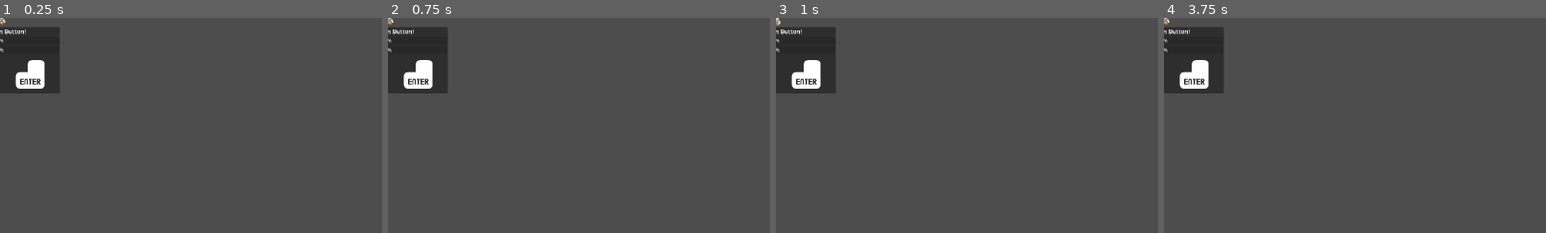
Above: before the commit, frames 1-4 (left to right).
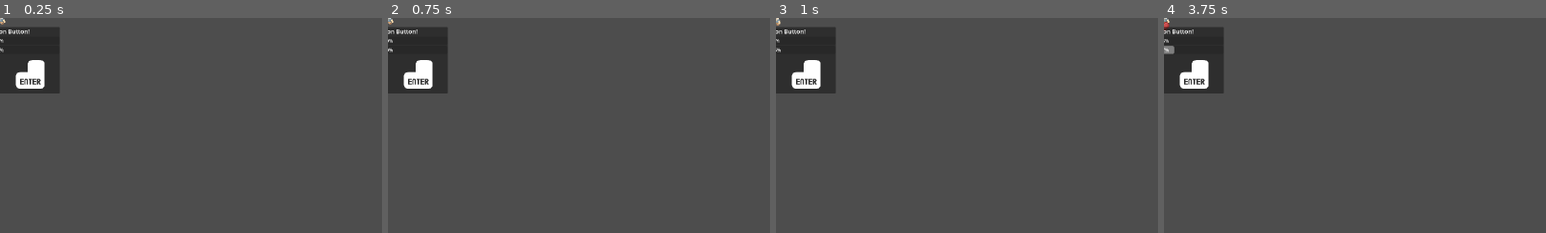
Above: after the commit, the same moments.

Repository: firefly2442/godot-tor-sven-game
Game: Godot game, scene res://scenes/entities/missions/rescue/rescue_mission.tscn
Two runs of this game, one before a commit and one after it. Both use one fixed random seed, a clock stepped at 60 frames per second and the inputs below. This scene is started directly instead of the project's main scene.
Inputs:
- Up to frame 1 (0.25 s): no input
- Up to frame 2 (0.75 s): tap Enter (action_p2) at 0.5 s; hold D (right_p1) from 0.53 s (still down); hold E (action_p1) from 0.53 s (still down)
- Up to frame 3 (1 s): keep holding D (right_p1); keep holding E (action_p1); tap Enter (action_p2) at 0.8 s
- Up to frame 4 (3.75 s): tap Space at 1.25, 2.75 s; release D (right_p1) at 1.28 s; release E (action_p1) at 1.28 s; hold Q (back_p1) 1.28-2.03 s; tap Enter (action_p2) at 1.35, 2, 2.3, 2.85, 3.5 s; tap E (action_p1) at 1.55, 3.05 s; hold D (right_p1) 2.03-2.78 s; hold E (action_p1) 2.03-2.78 s; hold W (up_p1) 2.78-3.53 s; hold A (left_p1) from 3.53 s (still down); hold Enter (action_p2) from 3.53 s (still down); tap Backspace (back_p2) at 3.6 s
The pictures show only the part of the screen within x 0-50%, y 0-50%; the shares and areas given below are measured in that part.

The runs differ from the first frame. In frame 1, 0.1% of the frame differs, in the area x 0-8%, y 5-8%; in frame 2, 0.1%; in frame 3, 0.1%; in frame 4, 0.3%, in the area x 0-8%, y 1-17%.
Error in both runs: Cannot call method 'get_node' on a null value. (res://scripts/entities/missions/rescue_mission.gd:6)

Commit message:
feat: continue work on rescue mission, start to add finish animation

Diff:
--- a/scenes/entities/missions/rescue/rescue_mission.tscn
+++ b/scenes/entities/missions/rescue/rescue_mission.tscn
@@ -8,6 +8,7 @@
 [ext_resource type="Texture2D" uid="uid://bw6duutqm26v5" path="res://images/characters/adventurer_idle.png" id="4_cqt71"]
 [ext_resource type="Texture2D" uid="uid://dajm0lmy08jax" path="res://images/characters/emote_faceSad.png" id="5_6aoim"]
 [ext_resource type="Texture2D" uid="uid://ckuy22235xo8v" path="res://images/characters/emote_exclamation.png" id="6_cqt71"]
+[ext_resource type="Texture2D" uid="uid://4mgtu2msfinm" path="res://images/particles/tileRed_48.png" id="9_14nbj"]
 [ext_resource type="Texture2D" uid="uid://mtn5ek4rto25" path="res://images/ui/keyboard_e.png" id="9_fowwm"]
 [ext_resource type="Texture2D" uid="uid://doc8iub0ug0w4" path="res://images/ui/keyboard_enter.png" id="10_14nbj"]
 
@@ -63,6 +64,21 @@
 scale_curve = SubResource("CurveTexture_um5pf")
 alpha_curve = SubResource("CurveTexture_acjp0")
 
+[sub_resource type="Curve" id="Curve_lf87e"]
+_data = [Vector2(0, 0.0224719), 0.0, 0.0, 0, 0, Vector2(0.285, 0.191011), 0.0, 0.0, 0, 0, Vector2(0.975, 0.0674158), 0.0, 0.0, 0, 0]
+point_count = 3
+
+[sub_resource type="CurveTexture" id="CurveTexture_ero3s"]
+curve = SubResource("Curve_lf87e")
+
+[sub_resource type="ParticleProcessMaterial" id="ParticleProcessMaterial_dldfo"]
+particle_flag_disable_z = true
+spread = 180.0
+initial_velocity_min = 30.0
+initial_velocity_max = 30.0
+gravity = Vector3(0, 0, 0)
+scale_curve = SubResource("CurveTexture_ero3s")
+
 [sub_resource type="RectangleShape2D" id="RectangleShape2D_cqt71"]
 size = Vector2(223, 187)
 
@@ -83,14 +99,21 @@
 scale = Vector2(0.828125, 0.828125)
 texture = ExtResource("5_6aoim")
 
-[node name="GPUParticles2D" type="GPUParticles2D" parent="."]
+[node name="ExclamationParticles" type="GPUParticles2D" parent="."]
 unique_name_in_owner = true
 amount = 2
 texture = ExtResource("6_cqt71")
 lifetime = 2.0
 process_material = SubResource("ParticleProcessMaterial_acjp0")
 
+[node name="HeartsParticles" type="GPUParticles2D" parent="."]
+unique_name_in_owner = true
+texture = ExtResource("9_14nbj")
+lifetime = 3.0
+process_material = SubResource("ParticleProcessMaterial_dldfo")
+
 [node name="Area2D" type="Area2D" parent="."]
+unique_name_in_owner = true
 collision_layer = 16
 collision_mask = 16
 
@@ -112,7 +135,7 @@
 [node name="InstructionsLabel" type="Label" parent="RescueMissionContent/VBoxContainer"]
 layout_mode = 2
 theme_override_font_sizes/font_size = 20
-text = "Hit Action Button!"
+text = "Mash Action Button!"
 horizontal_alignment = 1
 
 [node name="Player1ProgressBar" type="ProgressBar" parent="RescueMissionContent/VBoxContainer"]
@@ -140,5 +163,16 @@
 texture = ExtResource("10_14nbj")
 stretch_mode = 5
 
+[node name="ProgressTimer" type="Timer" parent="."]
+unique_name_in_owner = true
+autostart = true
+
+[node name="FinishRescueTimer" type="Timer" parent="."]
+unique_name_in_owner = true
+wait_time = 7.0
+one_shot = true
+
 [connection signal="area_entered" from="Area2D" to="." method="_on_area_entered"]
 [connection signal="area_exited" from="Area2D" to="." method="_on_area_exited"]
+[connection signal="timeout" from="ProgressTimer" to="." method="_on_progress_timer_timeout"]
+[connection signal="timeout" from="FinishRescueTimer" to="." method="_on_finish_rescue_timer_timeout"]
--- a/scripts/entities/missions/rescue_mission.gd
+++ b/scripts/entities/missions/rescue_mission.gd
@@ -6,6 +6,7 @@
 	self.global_position = pick_random_spawn_position(get_tree().root.get_node("City").get_node("TileMapLayer_MissionSpawn"))
 	self.z_index = 50 # make sure it's visible on top of our other items like the tilemap
 	%RescueMissionContent.visible = false
+	%HeartsParticles.visible = false
 
 	if Utility.player1_controls == "Keyboard":
 		%Player1Button.texture = load("uid://mtn5ek4rto25")
@@ -36,16 +37,34 @@
 
 func _on_area_entered(_area: Area2D) -> void:
 	overlapping = true
-	%RescueMissionContent.visible = true
-	print("Visible")
+	if self.get_node_or_null("RescueMissionContent"):
+		%RescueMissionContent.visible = true
 
 func _on_area_exited(_area: Area2D) -> void:
 	overlapping = false
-	%RescueMissionContent.visible = false
+	if self.get_node_or_null("RescueMissionContent"):
+		%RescueMissionContent.visible = false
 
-func checkRescuePickup() -> bool:
-	if overlapping:
-		self.queue_free() # this also removes it from the scene
-		return true
-	else:
-		return false
+func _unhandled_input(_event: InputEvent) -> void:
+	if Input.is_action_just_pressed("action_p1"):
+		%Player1ProgressBar.value += 10
+	if Input.is_action_just_pressed("action_p2"):
+		%Player2ProgressBar.value += 10
+
+func _on_progress_timer_timeout() -> void:
+	%Player1ProgressBar.value -= 4
+	%Player2ProgressBar.value -= 4
+
+func _process(_delta: float) -> void:
+	if %Player1ProgressBar.value == 100 and %Player1ProgressBar.value == 100:
+		%Area2D.set_process(false)
+		%Area2D.set_physics_process(false)
+		%RescueMissionContent.visible = false
+		%CharacterAnimatedSprite2D.play("happy")
+		%SpeechSprite2D.texture = load("uid://ps27i7xcqs2d")
+		%ExclamationParticles.visible = false
+		%HeartsParticles.visible = true
+		%FinishRescueTimer.start()
+
+func _on_finish_rescue_timer_timeout() -> void:
+	self.queue_free()
Binary file added: images/particles/tileRed_48.png
Not shown, added: images/particles/tileRed_48.png.import
Not shown: 1 places in scenes/entities/missions/rescue/rescue_mission.tscn that only renumber resources
